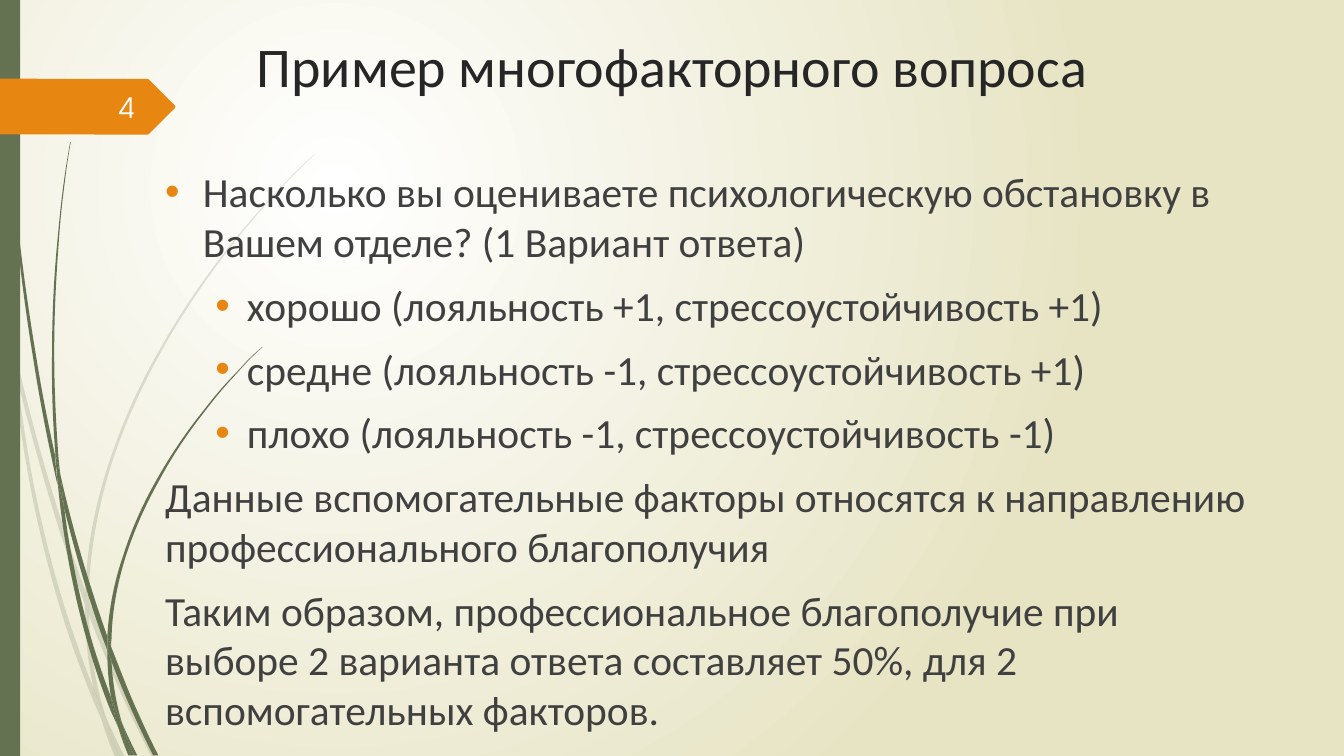
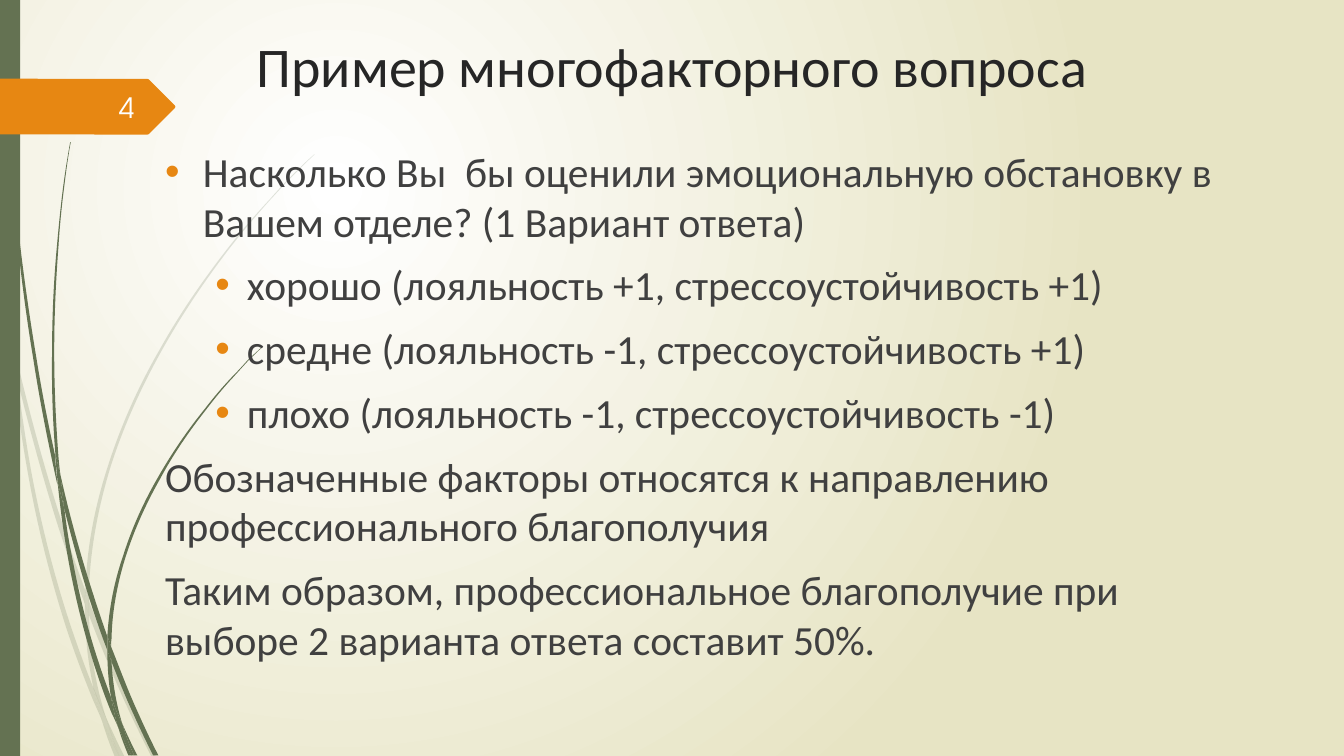
Before and after one commit to Csar9000/Quality-of-life-assessment-system, a slide deck: slide 4 of Документы/Презентация ВКР.pptx. Drawn at 1344x756 pixels with LibreOffice and Linux fonts; fonts in the diff are those of the drawing. Boxes give left, top, right and bottom in pixels: in the first picture for what was removed or moved away, otherwise in the second. Text is boxed around its words. In the diff, an @@ line names an element or a change of style, - is before the commit and + after.

```diff
--- a/Документы/Презентация ВКР.pptx
+++ b/Документы/Презентация ВКР.pptx
@@ text "Насколько Вы бы оценили эмоциональную ...": place and size @@
-text "Насколько Вы бы оценили эмоциональную ..." at <box>165,179,1245,682</box>
+text "Насколько Вы бы оценили эмоциональную ..." at <box>165,159,1212,662</box>
@@ text at <box>203,159,1212,244</box>: text changed @@
-• Насколько вы оцениваете психологическую обстановку в Вашем отделе? (1 Вариант ответа)
+• Насколько Вы бы оценили эмоциональную обстановку в Вашем отделе? (1 Вариант ответа)
@@ text at <box>165,458,1119,662</box>: text changed @@
-  Данные вспомогательные факторы относятся к направлению профессионального благополучия
-  Таким образом, профессиональное благополучие при выборе 2 варианта ответа составляет 50%, для 2 вспомогательных факторов.
+  Обозначенные факторы относятся к направлению профессионального благополучия
+  Таким образом, профессиональное благополучие при выборе 2 варианта ответа составит 50%.
```
Also in this commit, not shown: 6 other slides changed, 1 slide removed, 1 other file.
